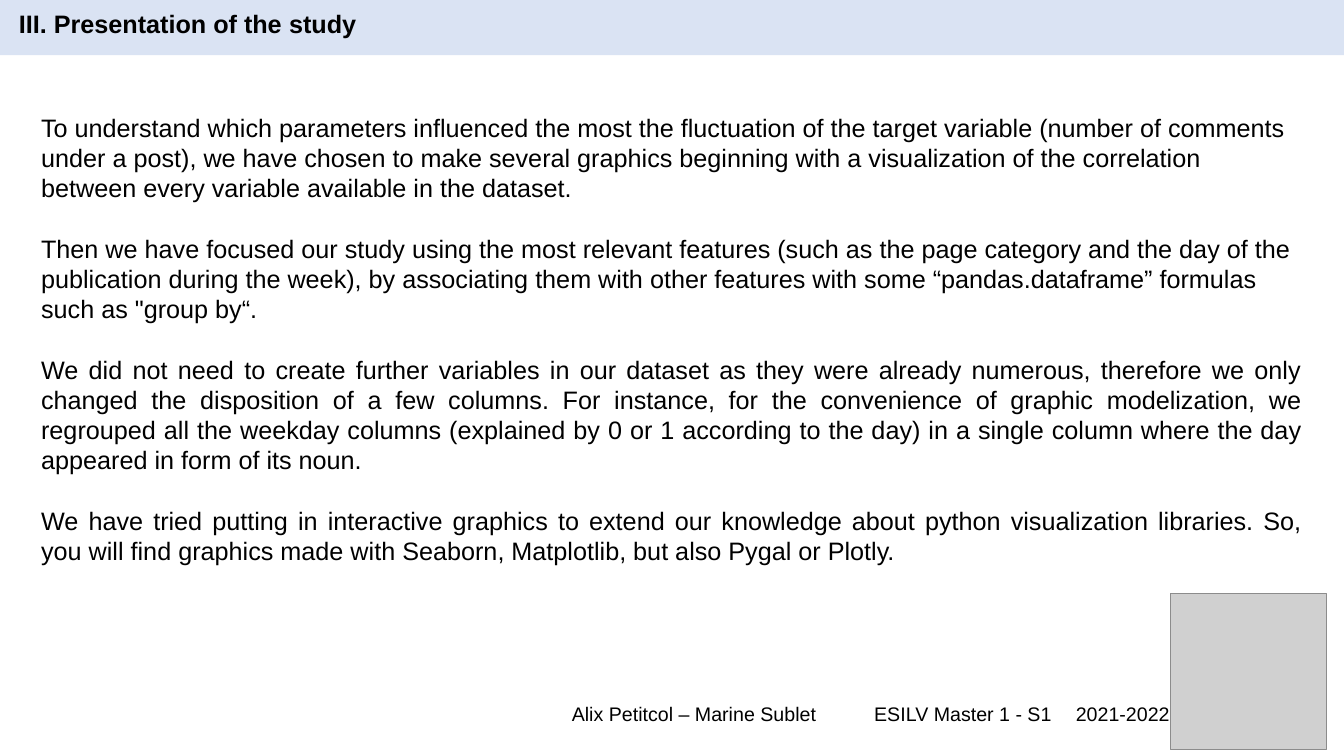
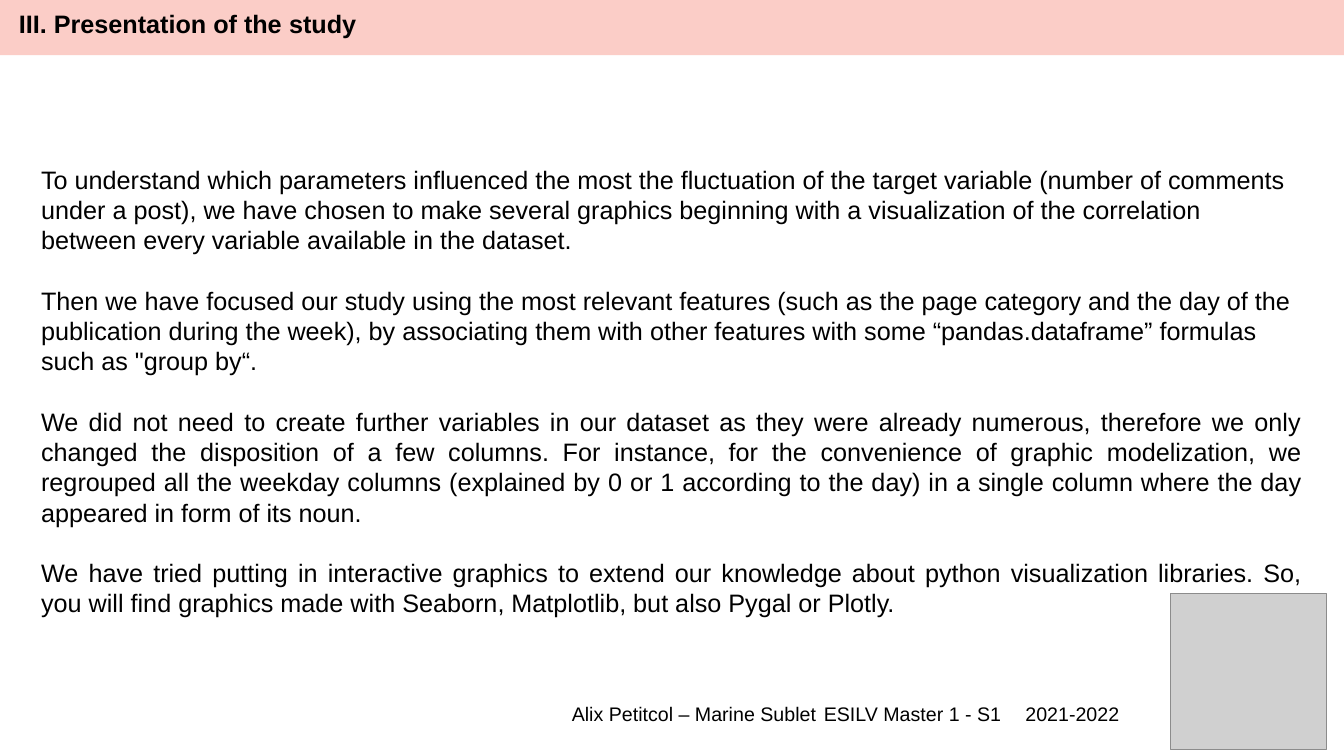
Before and after one commit to Alix-debug/Python-Project-Facebook-Comments, a slide deck: slide 5 of PythonProject.pptx. Drawn at 1344x756 pixels with LibreOffice and Linux fonts; fonts in the diff are those of the drawing; grey boxes stand for pictures; background and template pictures are left out. Boxes give left, top, right and bottom in pixels: in the first picture for what was removed or moved away, otherwise in the second. Text is boxed around its words. In the diff, an @@ line names an element or a change of style, - is before the commit and + after.

Commit message:
update powerpoint presentation form

```diff
--- a/PythonProject.pptx
+++ b/PythonProject.pptx
@@ rectangle at <box>0,0,1344,55</box>: fill #DAE3F3 to #FBCDC7 @@
@@ text "To understand which parameters influenced ...": place and size @@
-text "To understand which parameters influenced ..." at <box>41,118,1301,566</box>
+text "To understand which parameters influenced ..." at <box>41,170,1301,618</box>
```
Also in this commit, not shown: 8 other slides changed.
